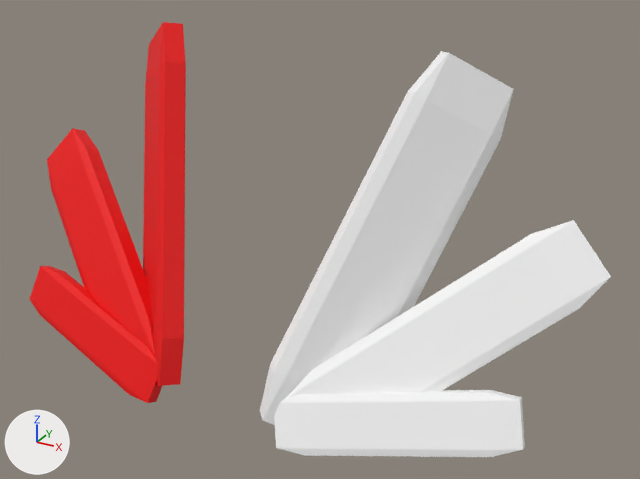
One commit to the glTF model addons/Cubiix_Assets/Mods/CoreAssets/Assets/Mesh/Base/Ears/Entity_Ears.gltf: the scene before it, then after it.
Camera for both pictures: a 50 mm camera at (2.86, -4.4, 7.9) aimed at (0.32, 0.22, 5.59). The axes (+X, +Y, +Z) are drawn at lower left. The lights are the same throughout. Vertices at the same position are counted once.

The scene before the commit, as lines of its bpy script (objects in view):
```python
mat_material = principled_material('Material')
mat_material.texture = img_color_palette
mat_material.roughness = 0.61
me_plane_019 = bpy.data.meshes.new('Plane.019')
me_plane_019.from_pydata(...)  # 144 vertices, 264 faces; spans x -2.13..2.13, y -0.65..0.8, z 4.49..6.82
me_plane_019.materials.append(mat_material)  # picture img_color_palette
ob_entity_ears = bpy.data.objects.new('Entity_Ears', me_plane_019)
ob_entity_ears.location = (0.0, 0.0, 0.0)
```
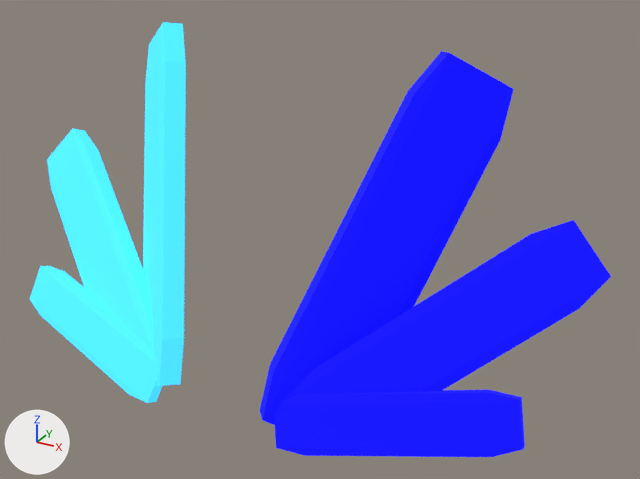
Changed parts and their boxes [x1, y1, x2, y2] in the pictures (640 x 479 px):
'Entity_Ears', surface changed
    both: [30, 22, 611, 457]

Edits to the bpy script that builds the scene:
```text
Add img_shader_teststrip:
    img_shader_teststrip = load_image('Shader_TestStrip', 'Shader_TestStrip.png', 18, 2, 'sRGB')
Change mat_material:
    where n0 = _N.new('ShaderNodeBsdfPrincipled'); n0.name = 'Principled BSDF'
    n0.inputs[2].default_value: 0.61 -> 1.0  # 'Roughness'
    add n0.inputs[28].default_value = 1.0  # 'Emission Strength'
    where n2 = _N.new('ShaderNodeTexImage'); n2.name = 'Image Texture'
    n2.image: img_color_palette -> img_shader_teststrip
    add n3 = _N.new('ShaderNodeTexImage'); n3.name = 'Image Texture.001'
    add n3.image = img_shader_teststrip
    add n3.interpolation = 'Closest'
    remove _L.new(n2.outputs[0], n0.inputs[0])  # 'Color' to 'Base Color'
    add _L.new(n2.outputs[0], n0.inputs[27])  # 'Color' to 'Emission Color'
    add _L.new(n3.outputs[0], n0.inputs[0])  # 'Color' to 'Base Color'
Change me_plane_019:
    where me_plane_019.from_pydata(...)  # 144 vertices, 264 faces; spans x -2.13..2.13, y -0.65..0.8, z 4.49..6.82
    used by ob_entity_ears; location = (0.0, 0.0, 0.0)
    me_plane_019 part 1: texture (UV) coordinates of 264 of 264 faces, centred in x -2.07..2.07, y -0.63..0.73, z 4.55..6.74, changed; they spanned u 0.23..0.73, v 0.75..0.75 and now span u 0.03..0.08, v 0.75..0.75
```
